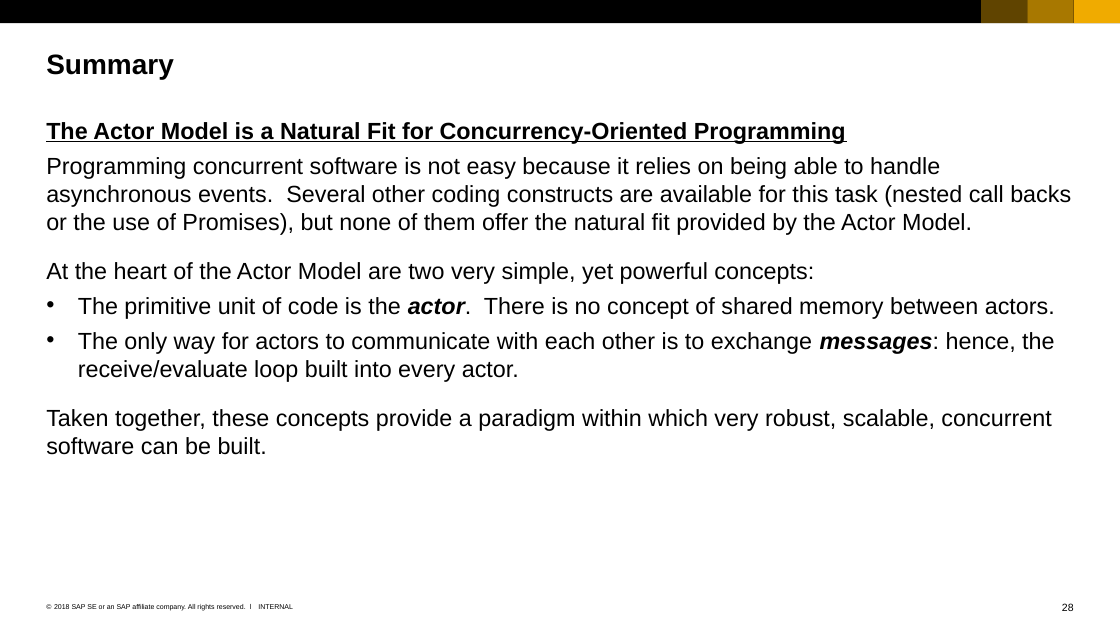
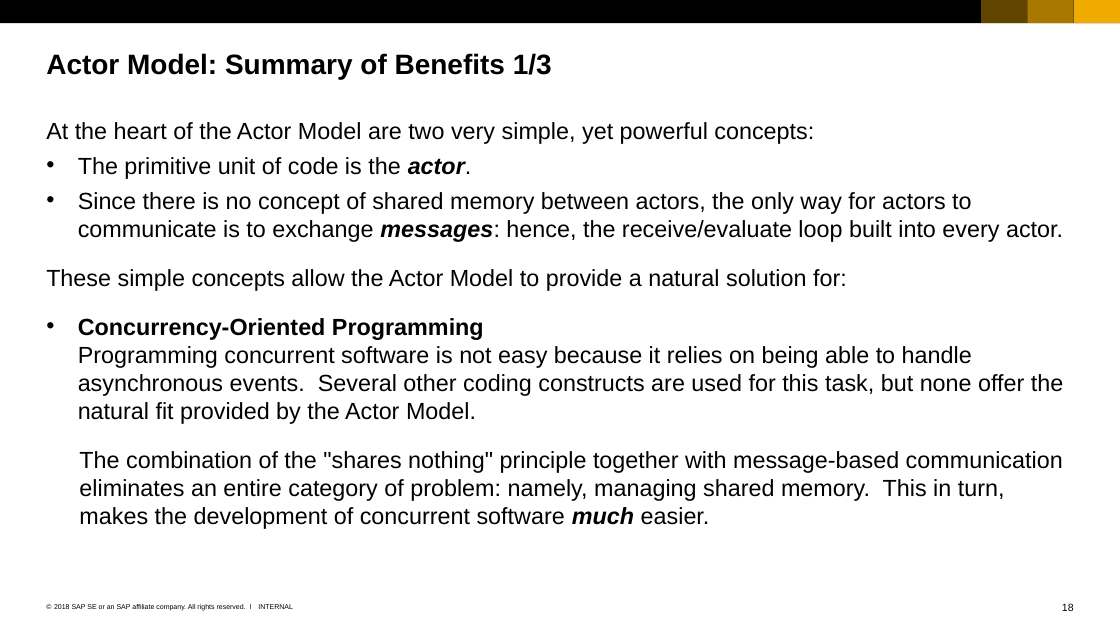
Before and after one commit to ChrisWhealy/WeatherDemo, a slide deck: slide 18 of documentation/Using the Actor Model.ppsx (slide 28 before the commit). Drawn at 1120x630 pixels with LibreOffice and Linux fonts; fonts in the diff are those of the drawing. Boxes give left, top, right and bottom in pixels: in the first picture for what was removed or moved away, otherwise in the second. Text is boxed around its words. In the diff, an @@ line names an element or a change of style, - is before the commit and + after.

```diff
--- a/documentation/Using the Actor Model.ppsx
+++ b/documentation/Using the Actor Model.ppsx
@@ title at (46, 53, 552, 79): text changed @@
-Summary
+Actor Model: Summary of Benefits 1/3
@@ text at (46, 122, 1071, 235): paragraphs removed @@
-The Actor Model is a Natural Fit for Concurrency-Oriented Programming
-Programming concurrent software is not easy because it relies on being able to handle asynchronous events. Several other coding constructs are available for this task (nested call backs or the use of Promises), but none of them offer the natural fit provided by the Actor Model.
@@ text at (46, 157, 1063, 529): text changed @@
-• The primitive unit of code is the actor. There is no concept of shared memory between actors.
-• The only way for actors to communicate with each other is to exchange messages: hence, the receive/evaluate loop built into every actor.
-Taken together, these concepts provide a paradigm within which very robust, scalable, concurrent software can be built.
+• The primitive unit of code is the actor.
+• Since there is no concept of shared memory between actors, the only way for actors to communicate is to exchange messages: hence, the receive/evaluate loop built into every actor.
+These simple concepts allow the Actor Model to provide a natural solution for:
+• Concurrency-Oriented Programming
+  Programming concurrent software is not easy because it relies on being able to handle asynchronous events. Several other coding constructs are used for this task, but none offer the natural fit provided by the Actor Model.
+The combination of the "shares nothing" principle together with message-based communication eliminates an entire category of problem: namely, managing shared memory. This in turn, makes the development of concurrent software much easier.
@@ page number at (1062, 603, 1074, 611): text changed @@
-28
+18
```
Also in this commit, not shown: 11 other slides changed, 8 slides removed, 3 other files.
